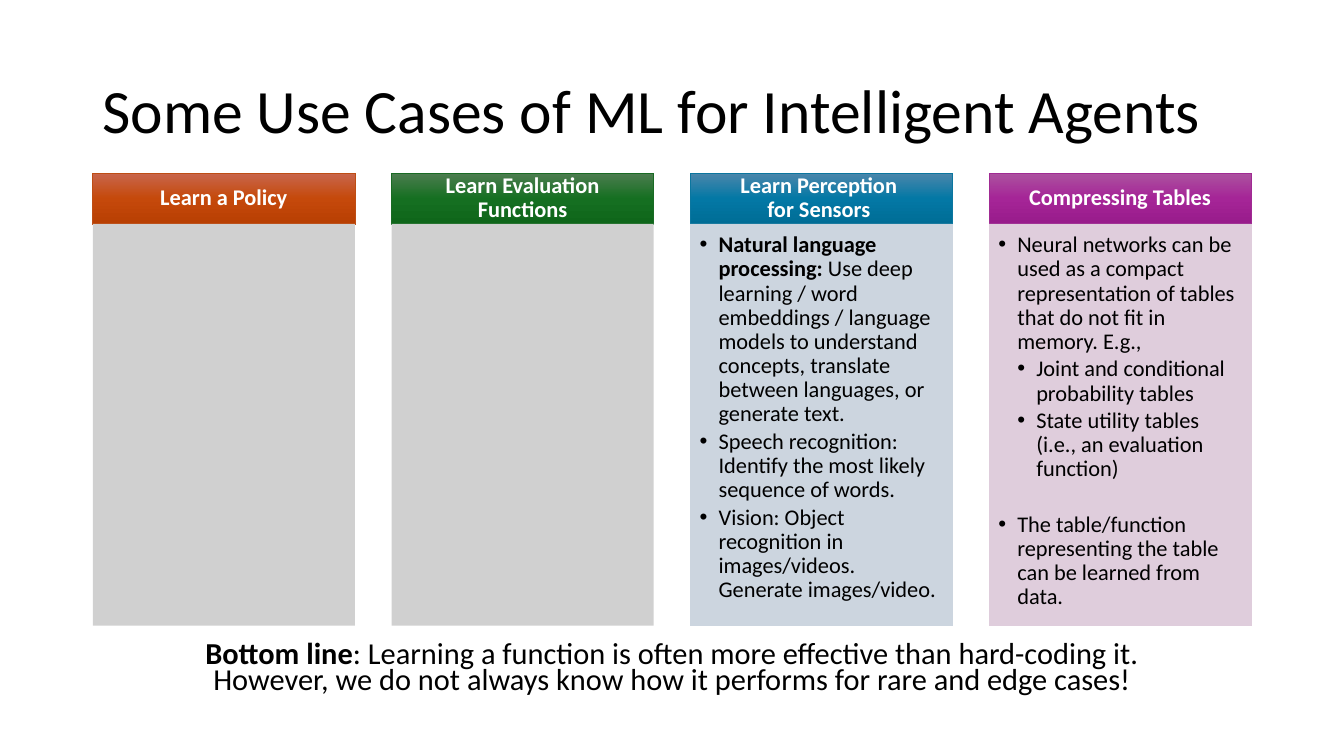
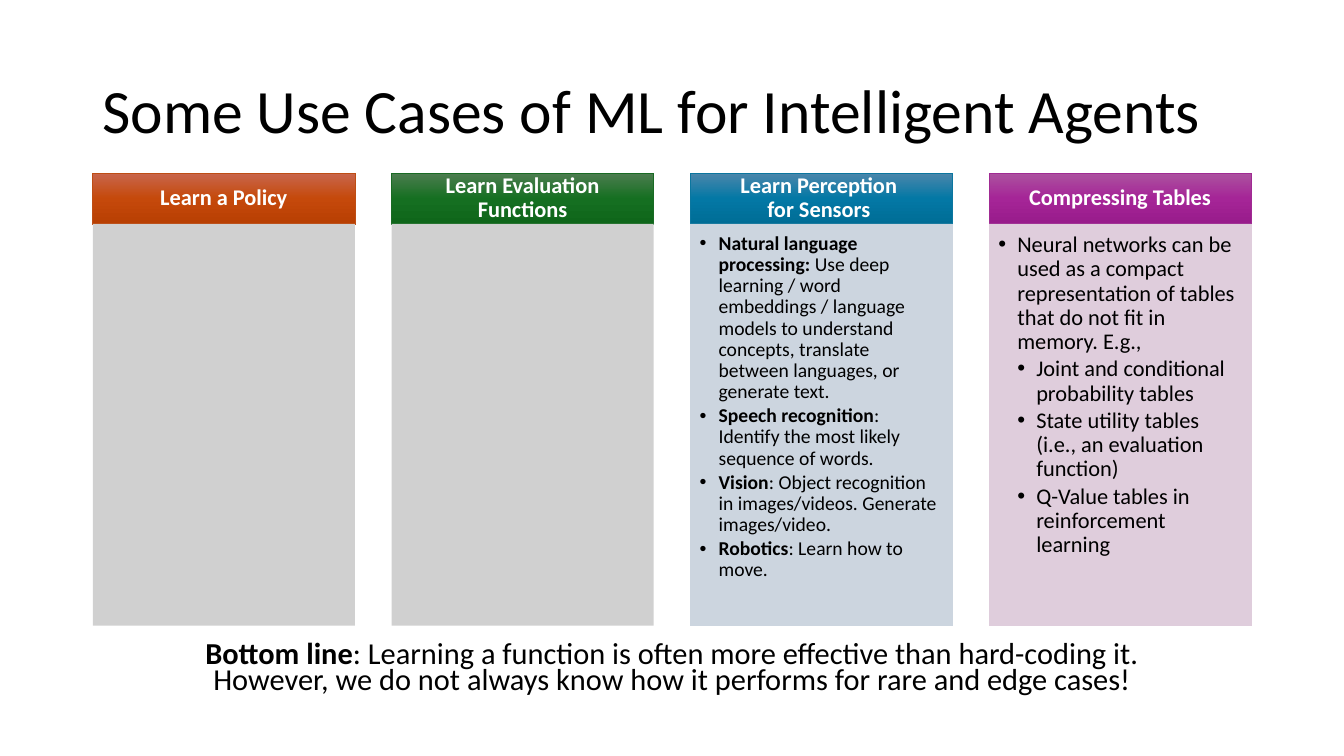
Before and after one commit to mhahsler/CS7320-AI, a slide deck: slide 34 of slides/19_ML_intro.pptx. Drawn at 1344x756 pixels with LibreOffice and Linux fonts; fonts in the diff are those of the drawing; grey boxes stand for pictures. Boxes give left, top, right and bottom in pixels: in the first picture for what was removed or moved away, otherwise in the second. Text is boxed around its words. In the diff, an @@ line names an element or a change of style, - is before the commit and + after.

```diff
--- a/slides/19_ML_intro.pptx
+++ b/slides/19_ML_intro.pptx
@@ text in freeform shape at box(719, 236, 936, 535): size 16 to 14 pt; bold on in "Speech recognition:", "Vision:" @@
@@ text in freeform shape at box(1036, 488, 1190, 556): text changed @@
-  • The table/function representing the table can be learned from data.
+    • Q-Value tables in reinforcement learning
@@ text in freeform shape at box(719, 541, 903, 576): paragraph added @@
+  • Robotics: Learn how to move.
```
Also in this commit, not shown: 1 other slide changed, 6 other files.
